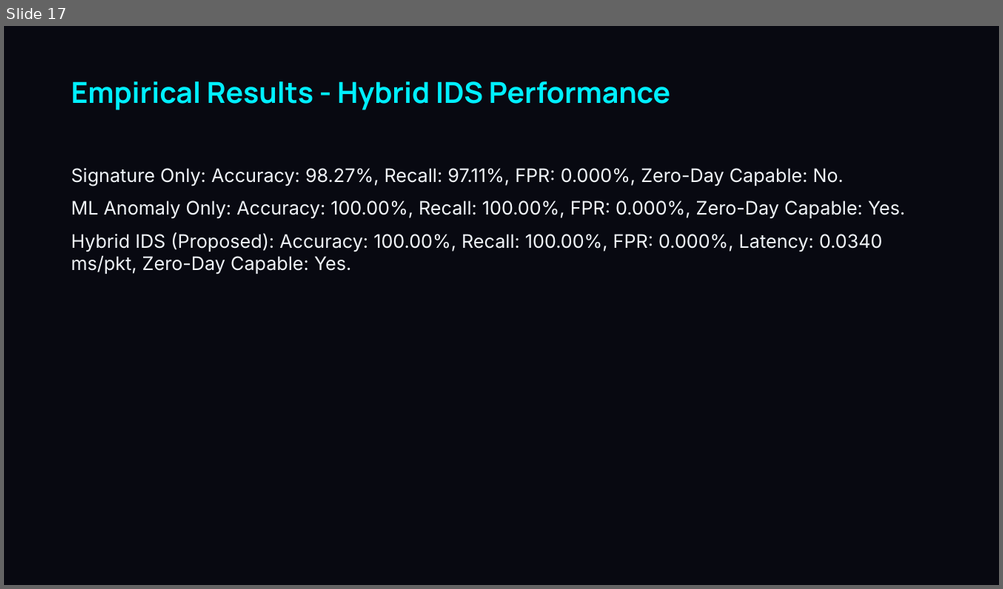
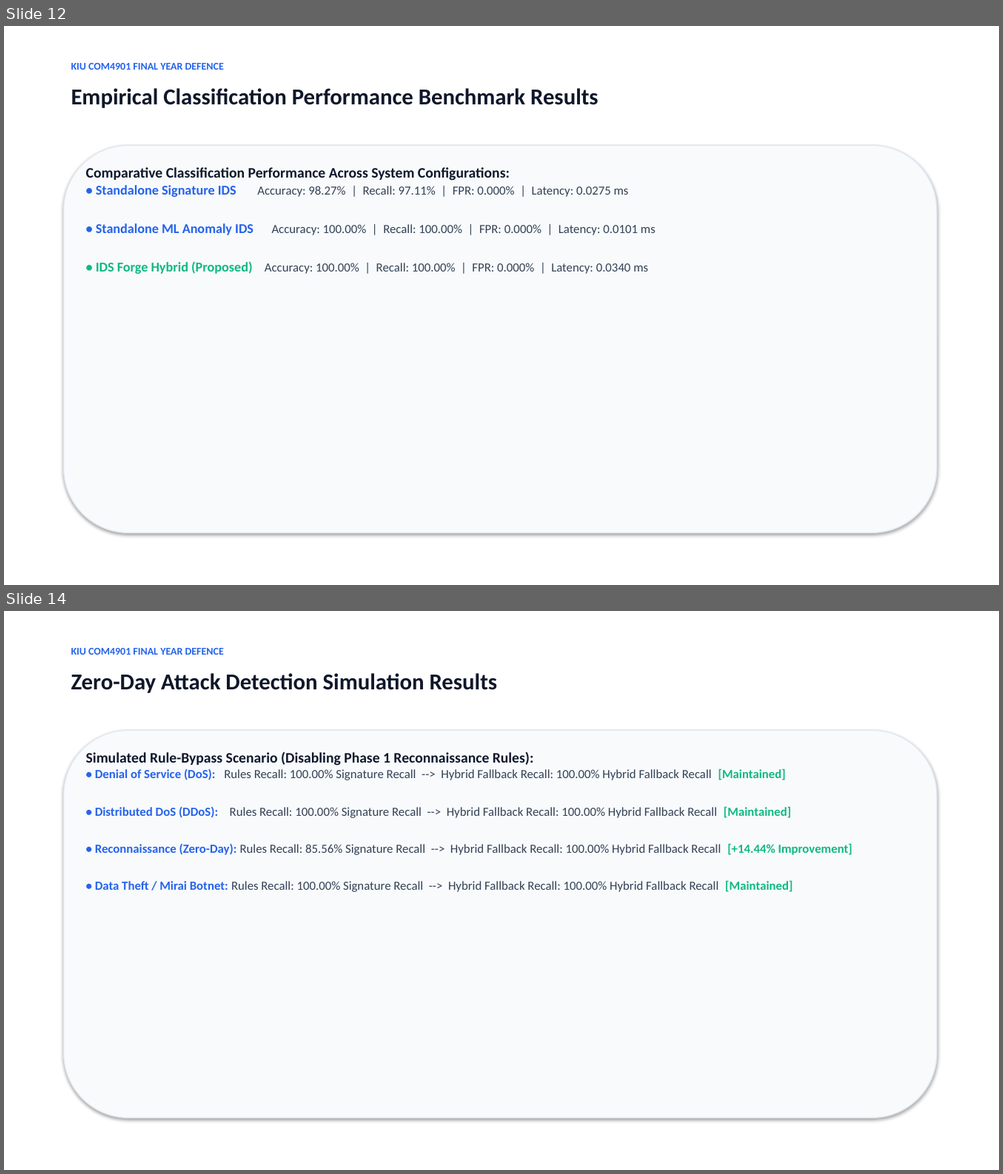
Before and after one commit to lakmal6214/IDS-Forge-Research, a slide deck: docs/Viva_Presentation_IDS_Forge_14519.pptx. Shown one above the other, each under a label of ours: slide 17 before the commit, slides 12 and 14 after it; the slides between them are not shown. The pictures are 1003x589 and 1003x1174 pixels, drawn with LibreOffice and Linux fonts; fonts in the diff are those of the drawing. Boxes give left, top, right and bottom in pixels: in the first picture for what was removed or moved away, otherwise in the second. Text is boxed around its words. In the diff, an @@ line names an element or a change of style, - is before the commit and + after.

```diff
--- a/docs/Viva_Presentation_IDS_Forge_14519.pptx
+++ b/docs/Viva_Presentation_IDS_Forge_14519.pptx
@@ slide 14 added at bbox=[4, 611, 999, 1170], background #FFFFFF @@
@@ text added at bbox=[71, 648, 224, 655], 10 pt, text #2563EB, bold @@
+KIU COM4901 FINAL YEAR DEFENCE
@@ text added at bbox=[71, 673, 498, 693], 22 pt, text #0F172A, bold @@
+Zero-Day Attack Detection Simulation Results
@@ rounded rectangle added at bbox=[64, 730, 936, 1119], fill #F8FAFC, outline #E2E8F0 1 pt @@
@@ text added at bbox=[86, 752, 852, 892], 12 pt, text #334155 @@
+Simulated Rule-Bypass Scenario (Disabling Phase 1 Reconnaissance Rules):
+• Denial of Service (DoS): Rules Recall: 100.00% Signature Recall --> Hybrid Fallback Recall: 100.00% Hybrid Fallback Recall [Maintained]
+• Distributed DoS (DDoS): Rules Recall: 100.00% Signature Recall --> Hybrid Fallback Recall: 100.00% Hybrid Fallback Recall [Maintained]
+• Reconnaissance (Zero-Day): Rules Recall: 85.56% Signature Recall --> Hybrid Fallback Recall: 100.00% Hybrid Fallback Recall [+14.44% Improvement]
+• Data Theft / Mirai Botnet: Rules Recall: 100.00% Signature Recall --> Hybrid Fallback Recall: 100.00% Hybrid Fallback Recall [Maintained]
@@ what was slide 17 is now slide 12 @@
@@ slide 12 changed as well @@
@@ background #080911 to #FFFFFF @@
@@ text added at bbox=[71, 63, 224, 70], 10 pt, text #2563EB, bold @@
+KIU COM4901 FINAL YEAR DEFENCE
@@ text at bbox=[71, 88, 598, 108]: text changed; size 28 to 22 pt; font Manrope to Calibri; text colour #00F0FF to #0F172A @@
-Empirical Results - Hybrid IDS Performance
+Empirical Classification Performance Benchmark Results
@@ rounded rectangle added at bbox=[64, 145, 936, 534], fill #F8FAFC, outline #E2E8F0 1 pt @@
@@ text at bbox=[86, 167, 655, 274]: text changed; size 18 to 12 pt; font Inter to Calibri; text colour #F0F4F8 to #334155 @@
-Signature Only: Accuracy: 98.27%, Recall: 97.11%, FPR: 0.000%, Zero-Day Capable: No.
-ML Anomaly Only: Accuracy: 100.00%, Recall: 100.00%, FPR: 0.000%, Zero-Day Capable: Yes.
-Hybrid IDS (Proposed): Accuracy: 100.00%, Recall: 100.00%, FPR: 0.000%, Latency: 0.0340 ms/pkt, Zero-Day Capable: Yes.
+Comparative Classification Performance Across System Configurations:
+• Standalone Signature IDS Accuracy: 98.27% | Recall: 97.11% | FPR: 0.000% | Latency: 0.0275 ms
+• Standalone ML Anomaly IDS Accuracy: 100.00% | Recall: 100.00% | FPR: 0.000% | Latency: 0.0101 ms
+• IDS Forge Hybrid (Proposed) Accuracy: 100.00% | Recall: 100.00% | FPR: 0.000% | Latency: 0.0340 ms
```
Also in this commit, not shown: 2 other slides changed, 12 other slides added, 32 slides removed, 1 other file.
